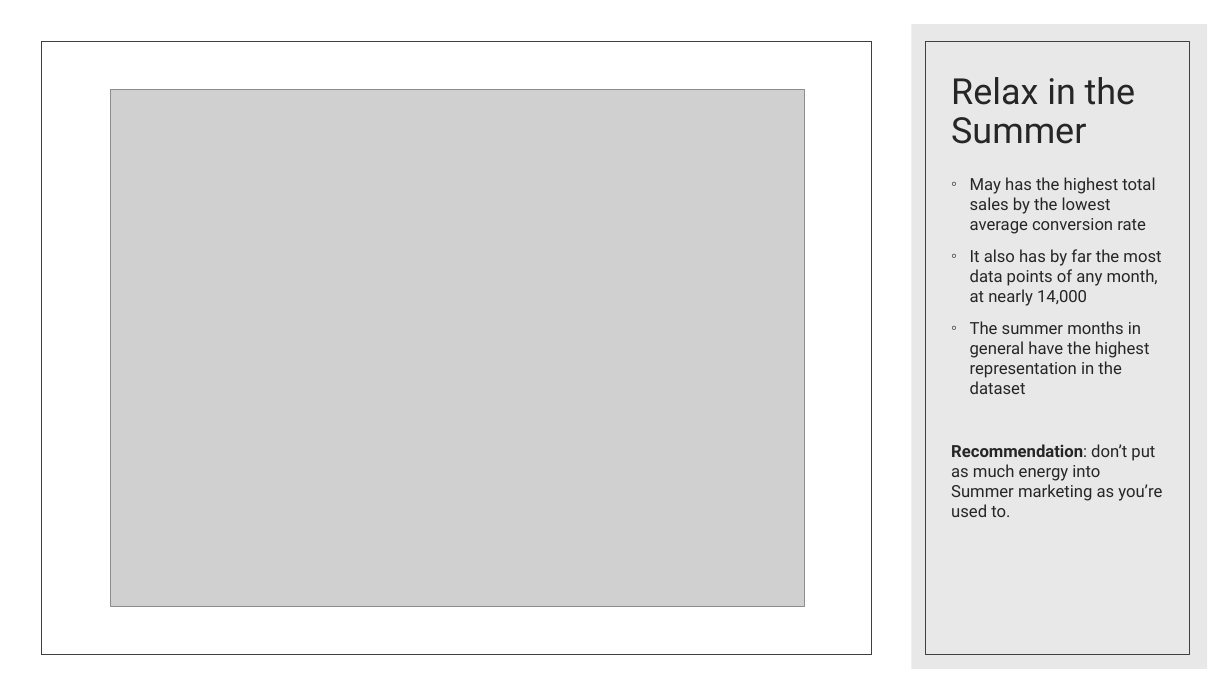
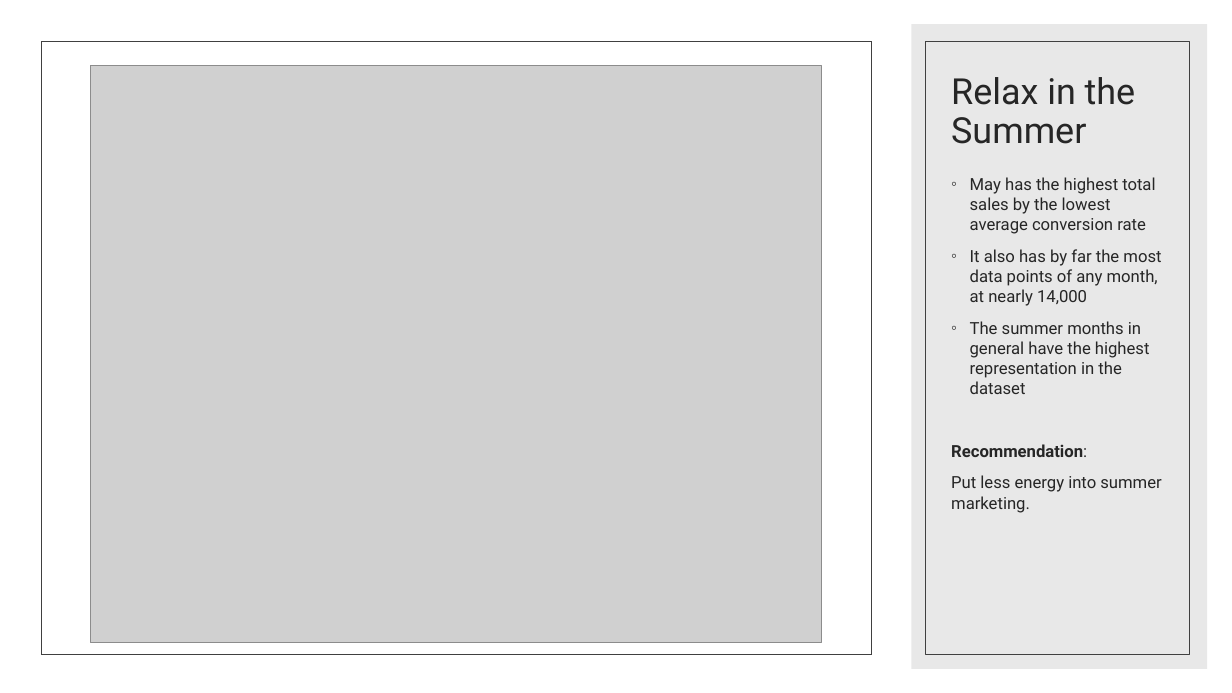
Before and after one commit to ndgigliotti/dsc-phase-3-project, a slide deck: slide 10 of presentation/predicting_bank_telemarketing_sales.pptx. Drawn at 1232x693 pixels with LibreOffice and Linux fonts; fonts in the diff are those of the drawing; grey boxes stand for pictures. Boxes give left, top, right and bottom in pixels: in the first picture for what was removed or moved away, otherwise in the second. Text is boxed around its words. In the diff, an @@ line names an element or a change of style, - is before the commit and + after.

```diff
--- a/presentation/predicting_bank_telemarketing_sales.pptx
+++ b/presentation/predicting_bank_telemarketing_sales.pptx
@@ picture: place and size @@
-picture at bbox=[110, 90, 804, 607]
+picture at bbox=[91, 66, 823, 642]
@@ text at bbox=[951, 444, 1161, 513]: text changed @@
-Recommendation: don’t put as much energy into Summer marketing as you’re used to.
+Recommendation:
+Put less energy into summer marketing.
```
Also in this commit, not shown: 9 other slides changed, 1 slide added, 1 other file.
